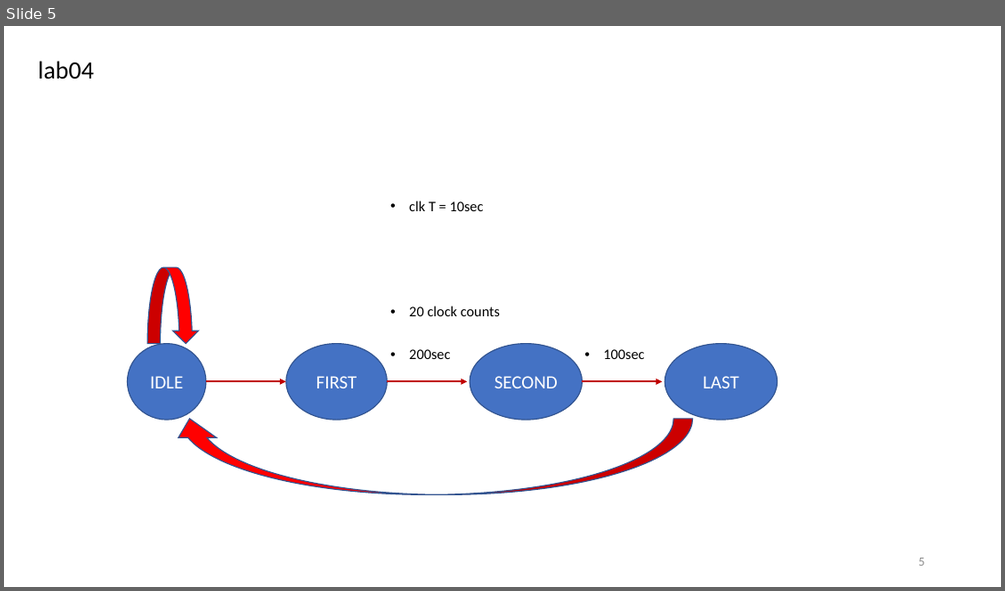
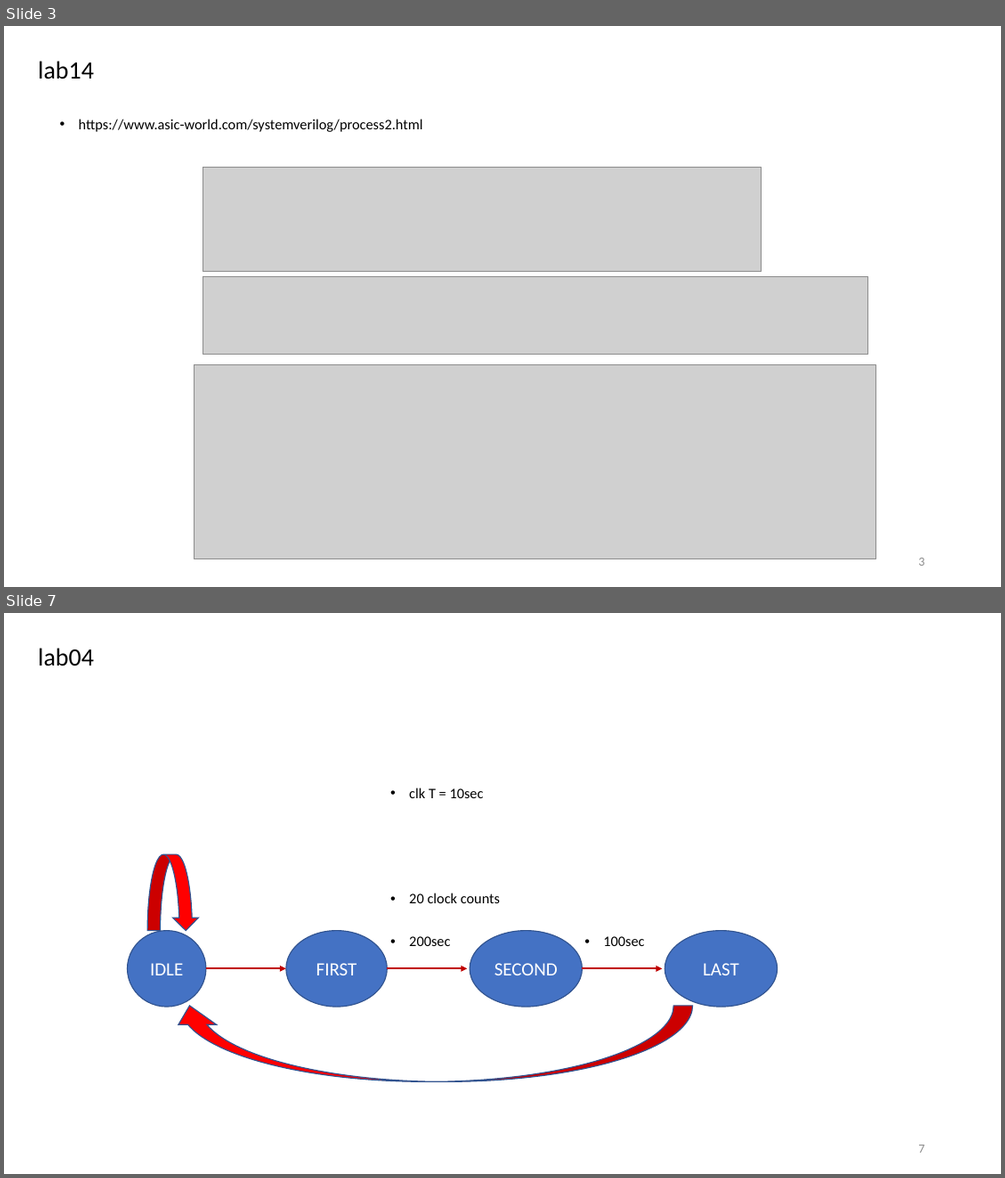
Before and after one commit to r06942072/study_sv, a slide deck: note.pptx. Shown one above the other, each under a label of ours: slide 5 before the commit, slides 3 and 7 after it; the slides between them are not shown. The pictures are 1005x591 and 1005x1178 pixels, drawn with LibreOffice and Linux fonts; fonts in the diff are those of the drawing; grey boxes stand for pictures. Boxes give left, top, right and bottom in pixels: in the first picture for what was removed or moved away, otherwise in the second. Text is boxed around its words. In the diff, an @@ line names an element or a change of style, - is before the commit and + after.

```diff
--- a/note.pptx
+++ b/note.pptx
@@ slide 3 added at <box>4,26,1001,587</box>, background #FFFFFF @@
@@ title added at <box>38,61,94,79</box>, 24 pt, text #000000 @@
+lab14
@@ text added at <box>79,119,423,132</box>, 14 pt, text #000000 @@
+• https://www.asic-world.com/systemverilog/process2.html
@@ picture added at <box>202,168,761,272</box> @@
@@ picture added at <box>202,276,867,354</box> @@
@@ picture added at <box>194,364,877,557</box> @@
@@ page number added at <box>918,557,924,565</box>, 12 pt, text #8C8C8C @@
+3
@@ what was slide 5 is now slide 7 @@
@@ page number at <box>918,1144,924,1152</box>: text changed @@
-5
+7
```
Also in this commit, not shown: 5 other slides added, 4 slides removed, 6 other files.
